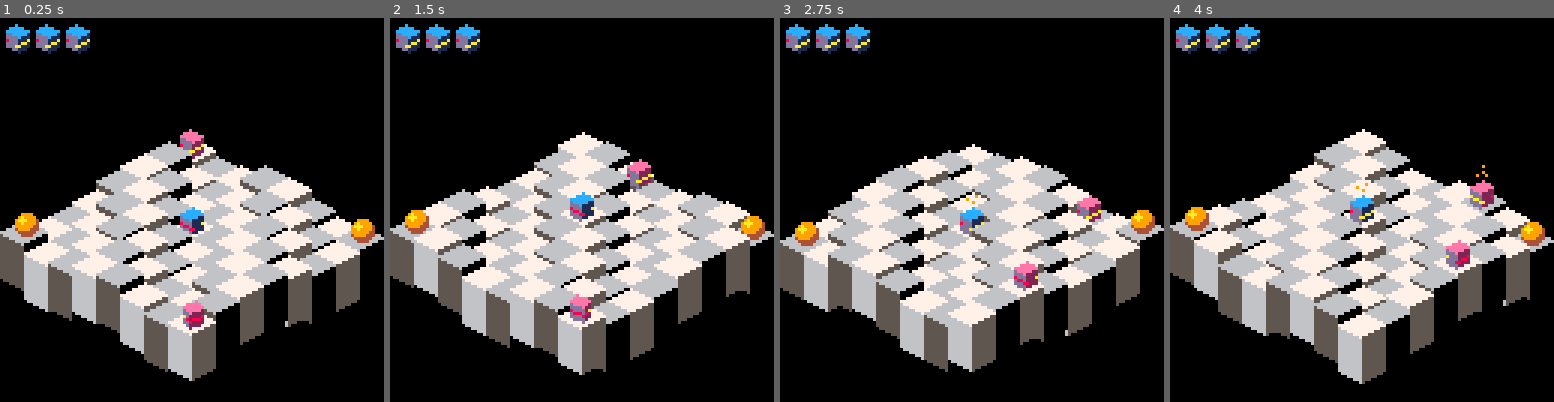
Above: before the commit, frames 1-4 (left to right).
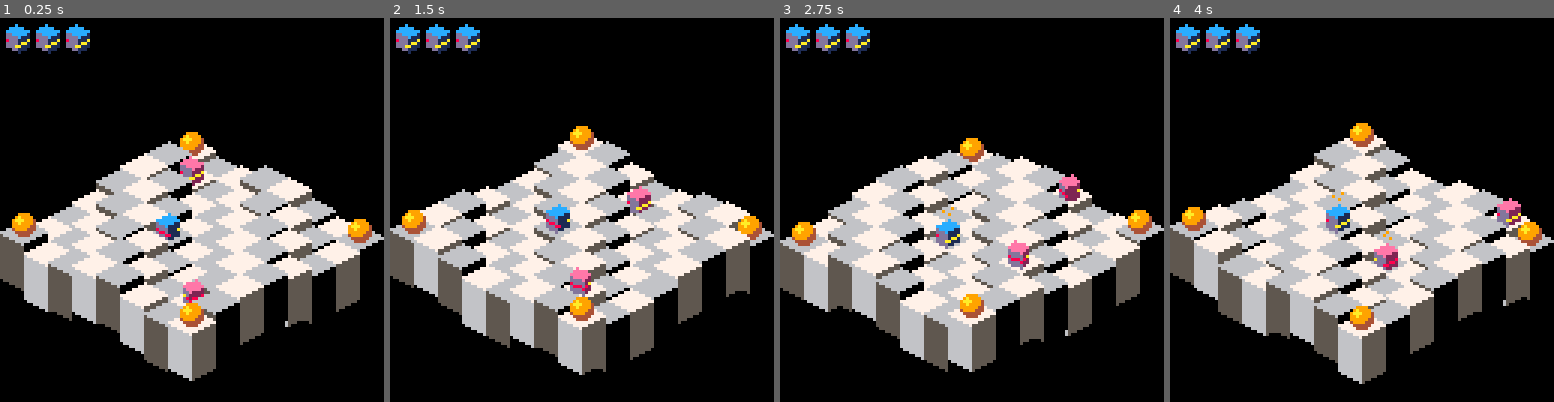
Above: after the commit, the same moments.

Repository: erwinbonsma/BumbleBotsPico8
Game: PICO-8 cartridge rolmops.p8
Same seed, same stepped clock (60 frames per second), same inputs: the game is played once before the commit and once after it.
Inputs:
- Up to frame 1 (0.25 s): no input
- Up to frame 2 (1.5 s): no input
- Up to frame 3 (2.75 s): hold Right 1.6-2.1 s; hold Up 2.15-2.42 s; hold Right from 2.47 s (still down)
- Up to frame 4 (4 s): release Right at 3.03 s; hold Left 3.08-3.58 s; hold Down 3.63-3.97 s

The runs differ from the first frame. In frame 1, 2.3% of the frame differs, in the area x 3-98%, y 28-82%; in frame 2, 2.7%; in frame 3, 3.0%; in frame 4, 3.2%, in the area x 3-98%, y 27-82%.

Commit message:
Tracking collected pickups
Collected pickups are shown in the top right.
Changed Level 1 to have four pickups, one at each corner.
Refactored drawing of pickups and movers so that x,y are coordinates for 8x8 sprite. It's now up to the map to adjust this as needed. This facilitates drawing of items outside of the map.

Diff:
--- a/rolmops.p8
+++ b/rolmops.p8
@@ -216,6 +216,9 @@
      pal()
     end
 
+    x+=4
+    y-=2
+
     if unit.pickup!=nil then
      unit.pickup:draw(x,y)
     end
@@ -333,7 +336,7 @@
   self.prev_height=height
   dy -= height-self.unit.height
  end
- spr(96+r%10,x+dx+4,y+dy-9,1,2)
+ spr(96+r%10,x+dx,y+dy-7,1,2)
  pal()
 end --mover:draw()
 
@@ -405,10 +408,6 @@
  return o
 end
 
-function player:draw(x,y)
- mover.draw(self,x,y)
-end
-
 function player:update()
  if btnp(0) then
   self.nxt_rot_dir=-1
@@ -452,7 +451,6 @@
  if unit.pickup!=nil then
   unit.pickup:pickup(self)
   unit.pickup=nil
-  sfx(3)
  end
 end
 
@@ -561,11 +559,13 @@
 end
 
 function pickup:draw(x,y)
- spr(64,x+5,y-2,1,1)
+ spr(64,x,y,1,1)
 end
 
 function pickup:pickup(actor)
  self.unit.remove_pickup(self)
+ game.signal_pickup(self)
+ sfx(3)
 end
 
 level={}
@@ -643,17 +643,19 @@
 
  o:init_map(map_model:new())
 
+ o:add_pickup(2,2,pickup:new())
  o:add_pickup(2,9,pickup:new())
  o:add_pickup(9,2,pickup:new())
+ o:add_pickup(9,9,pickup:new())
 
  return o
 end
 
 function level1:reset()
  level.reset(self)
- self:add_player(5,5)
- self:add_enemy(2,2,enemy:new(self.player))
- self:add_enemy(9,9,enemy:new(self.player))
+ self:add_player(5,6)
+ self:add_enemy(3,3,enemy:new(self.player))
+ self:add_enemy(8,8,enemy:new(self.player))
 end
 
 function new_game()
@@ -662,11 +664,17 @@
  local anim=nil
  local lives=3
  local level=level1:new()
+ local pickups={}
 
  function me.draw()
   level:draw()
   for i=1,lives do
    spr(100,i*10-8,-4,1,2)
+  end
+  local x=120
+  for pickup in all(pickups) do
+   pickup:draw(x,0)
+   x-=9
   end
   if anim!=nil then
    anim.draw()
@@ -704,6 +712,10 @@
    anim=game_over_animation()
   end
   me.death_signalled=false
+ end
+
+ function me.signal_pickup(pickup)
+  add(pickups,pickup)
  end
 
  me.reset()
